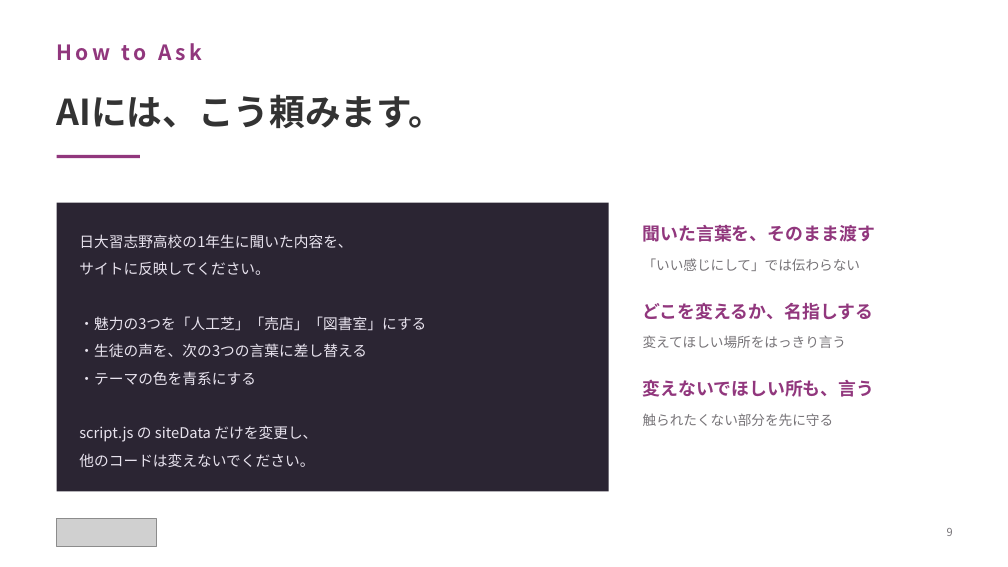
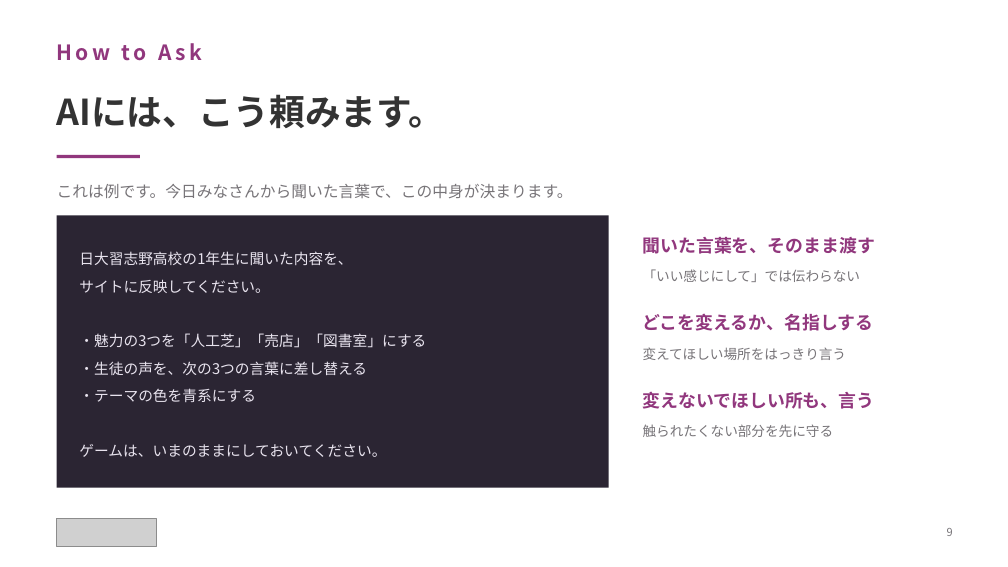
Before and after one commit to yutakaJssst/narashino-visit-2, a slide deck: slide 9 of slides/nichinara20260908.pptx. Drawn at 1008x567 pixels with LibreOffice and Linux fonts; fonts in the diff are those of the drawing; grey boxes stand for pictures. Boxes give left, top, right and bottom in pixels: in the first picture for what was removed or moved away, otherwise in the second. Text is boxed around its words. In the diff, an @@ line names an element or a change of style, - is before the commit and + after.

```diff
--- a/slides/nichinara20260908.pptx
+++ b/slides/nichinara20260908.pptx
@@ text added at (x1=57, y1=184, x2=573, y2=198), 15 pt, text #777478 @@
+これは例です。今日みなさんから聞いた言葉で、この中身が決まります。
@@ rectangle resized from (x1=57, y1=203, x2=609, y2=492) to (x1=57, y1=216, x2=609, y2=488) @@
@@ text "聞いた言葉を、そのまま渡す" moved from (x1=643, y1=225, x2=875, y2=426) to (x1=643, y1=237, x2=875, y2=437) @@
@@ text "日大習志野高校の1年生に聞いた内容を、" moved from (x1=79, y1=234, x2=426, y2=467) to (x1=79, y1=251, x2=426, y2=457) @@
@@ text at (x1=79, y1=444, x2=386, y2=457): text changed @@
-script.js の siteData だけを変更し、
-他のコードは変えないでください。
+ゲームは、いまのままにしておいてください。
```
Also in this commit, not shown: 2 other files.
